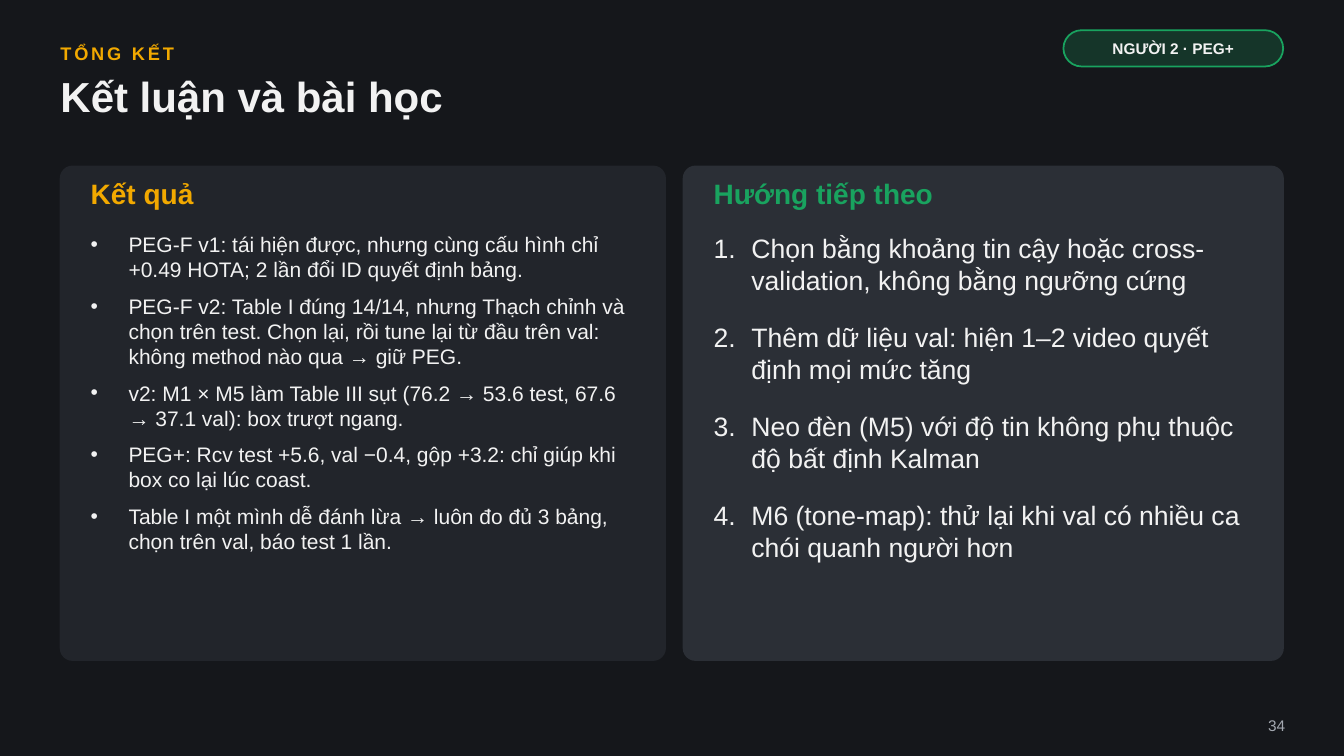
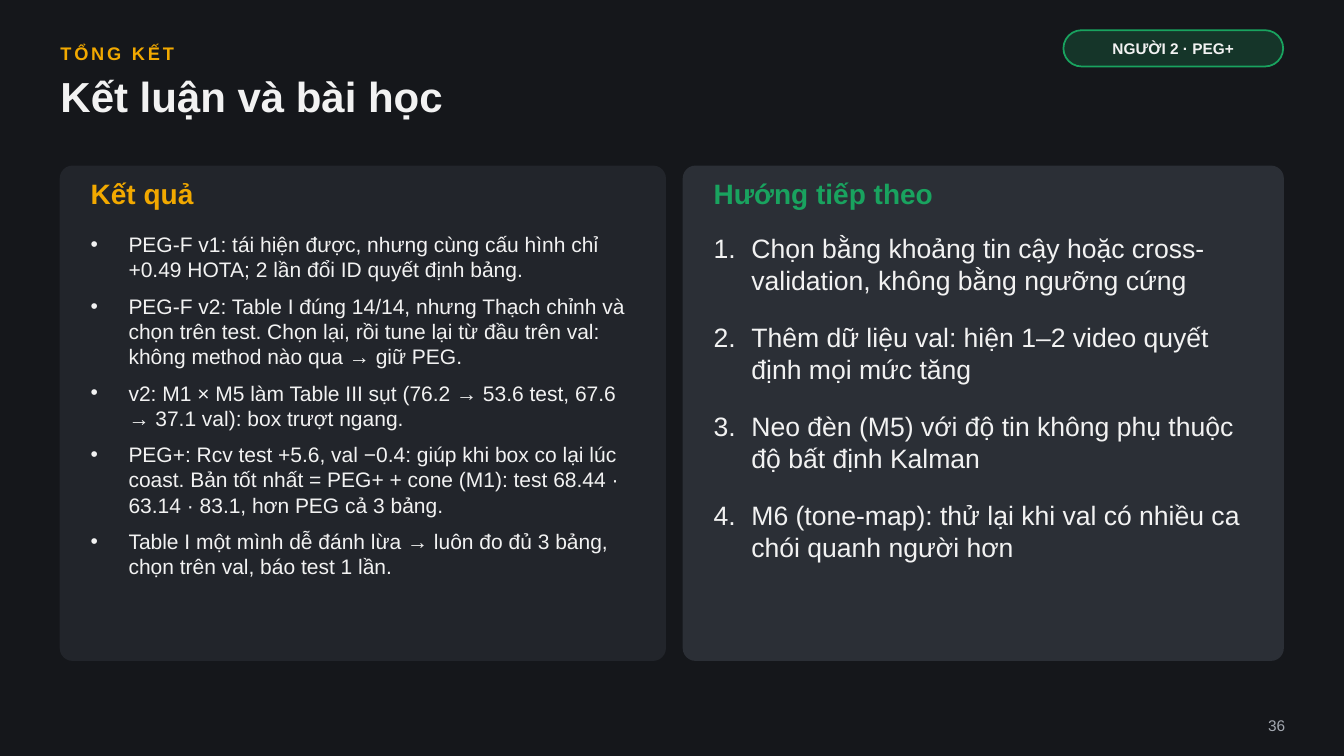
Before and after one commit to kain205/PEG, a slide deck: slide 36 of results/peg_f/PEG_F.pptx (slide 34 before the commit). Drawn at 1344x756 pixels with LibreOffice and Linux fonts; fonts in the diff are those of the drawing. Boxes give left, top, right and bottom in pixels: in the first picture for what was removed or moved away, otherwise in the second. Text is boxed around its words. In the diff, an @@ line names an element or a change of style, - is before the commit and + after.

```diff
--- a/results/peg_f/PEG_F.pptx
+++ b/results/peg_f/PEG_F.pptx
@@ text at (x1=129, y1=446, x2=616, y2=517): text changed @@
-• PEG+: Rcv test +5.6, val −0.4, gộp +3.2: chỉ giúp khi box co lại lúc coast.
+• PEG+: Rcv test +5.6, val −0.4: giúp khi box co lại lúc coast. Bản tốt nhất = PEG+ + cone (M1): test 68.44 · 63.14 · 83.1, hơn PEG cả 3 bảng.
@@ text at (x1=1268, y1=720, x2=1285, y2=731): text changed @@
-34
+36
```
Also in this commit, not shown: 1 other slide changed, 2 slides added, 21 other files.
